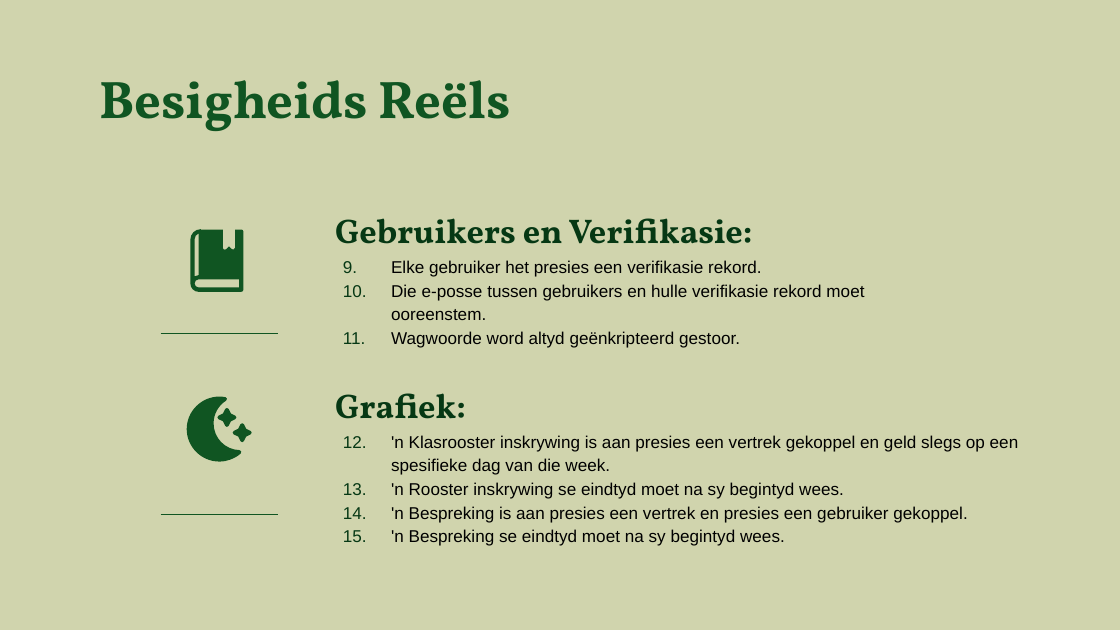
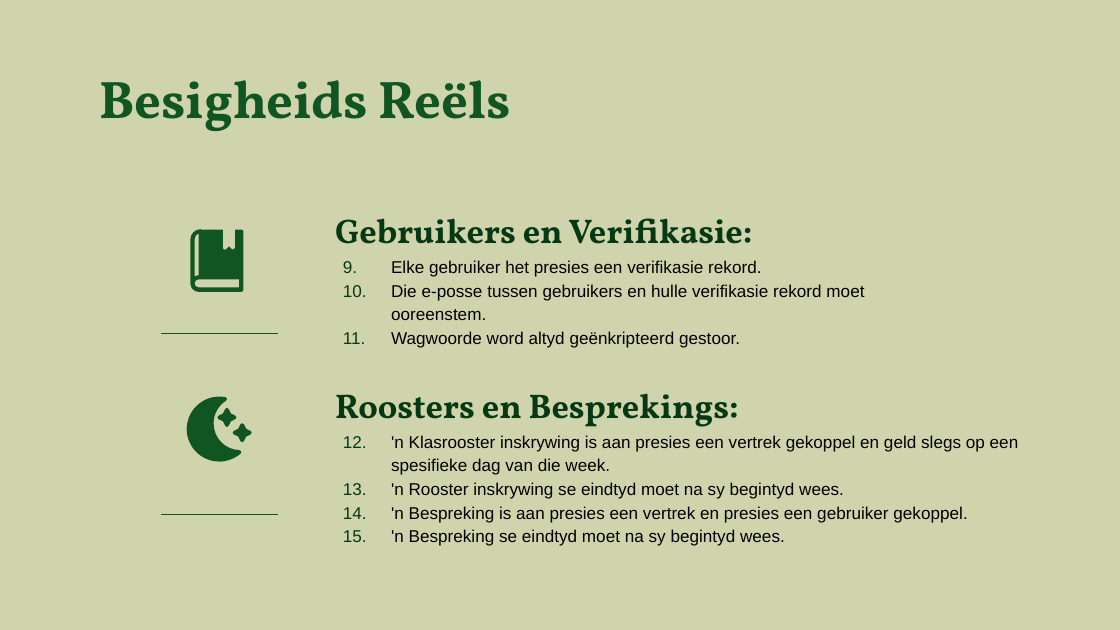
Before and after one commit to Sav-123159/Kortpad, a slide deck: slide 20 of dokumentasie/Die_Divas_Presentation.pptx. Drawn at 1120x630 pixels with LibreOffice and Linux fonts; fonts in the diff are those of the drawing; background and template pictures are left out. Boxes give left, top, right and bottom in pixels: in the first picture for what was removed or moved away, otherwise in the second. Text is boxed around its words. In the diff, an @@ line names an element or a change of style, - is before the commit and + after.

```diff
--- a/dokumentasie/Die_Divas_Presentation.pptx
+++ b/dokumentasie/Die_Divas_Presentation.pptx
@@ title at <box>335,393,739,427</box>: text changed @@
-Grafiek:
+Roosters en Besprekings:
```
Also in this commit, not shown: 4 other slides changed, 1 other file.
